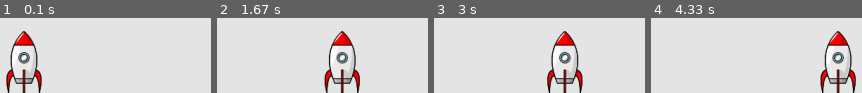
Above: before the commit, frames 1-4 (left to right).
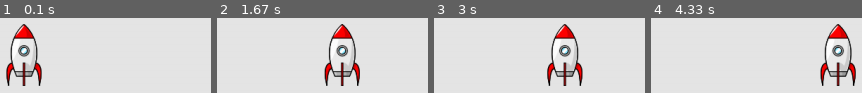
Above: after the commit, the same moments.

Repository: f-vdb/2D-SpaceFlight-pygame
Game: pygame game, started from spaceFlight.py
The game is run twice, just before and just after one commit, with the same random seed, the same clock (stepped at 60 frames per second) and the same inputs.
Inputs:
- Up to frame 1 (0.1 s): no input
- Up to frame 2 (1.67 s): hold Right 0.33-0.8 s; hold Right 0.83-1.3 s; hold Left from 1.33 s (still down)
- Up to frame 3 (3 s): release Left at 1.87 s; hold Left 1.9-2.3 s; hold Right 2.33-2.97 s
- Up to frame 4 (4.33 s): hold Left 3-3.47 s; hold Right 3.5-3.97 s; hold Right from 4 s (still down)

The runs differ from the first frame. In frame 1, 7.8% of the frame differs, in the area x 2-20%, y 8-100%; in frame 2, 7.8%; in frame 3, 7.8%, in the area x 53-71%, y 8-100%; in frame 4, 7.8%.

Commit message:
kleine Weiterentwicklung - Abstand des Raumschiffes vom unteren Rand, damit es nicht genau auf dem Ende des Bildschirms hin und her fliegt.

Diff:
--- a/settings.py
+++ b/settings.py
@@ -9,4 +9,5 @@
         self.backgroundColor = (230, 230, 230)
         self.windowCaption = "Space Flight"
         self.myShipSpeed = 4
+        self.myShipDistanceBottomEdge = 10
         self.fps = 60
--- a/ship.py
+++ b/ship.py
@@ -15,7 +15,7 @@
 
         # Plaziert jedes das Raumschiff mittig am unteren Bidlschirmrand.
         self.rect.centerx = self.screen_rect.centerx
-        self.rect.bottom = self.screen_rect.bottom
+        self.rect.bottom = self.screen_rect.bottom -mySettings.myShipDistanceBottomEdge
 
         self.movingRight = False
         self.movingLeft = False
